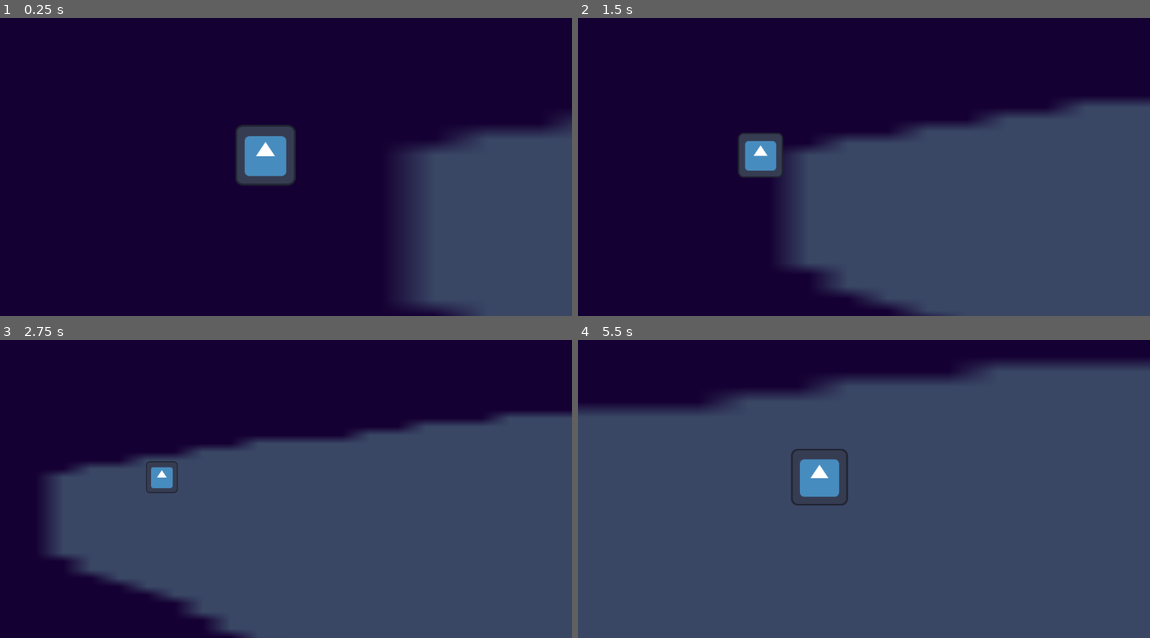
Above: before the commit, frames 1-4 (two rows, left to right).
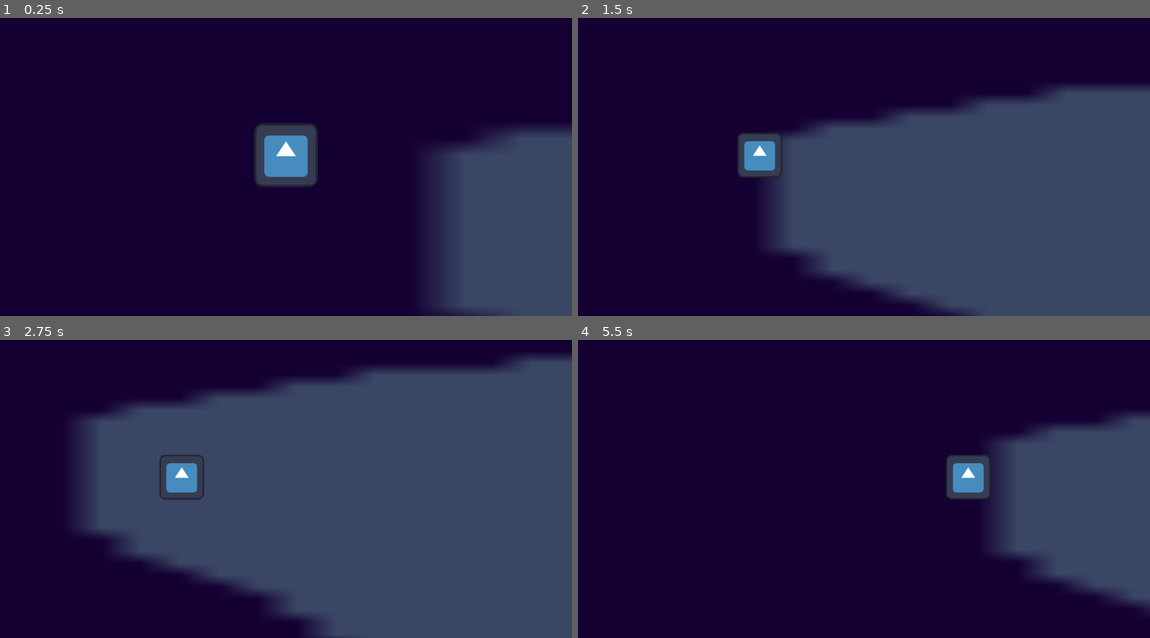
Above: after the commit, the same moments.

Repository: trurohawkins/speed-fish
Game: Godot game, scene res://Scenes/main.tscn
The game is run twice, just before and just after one commit, with the same random seed, the same clock (stepped at 60 frames per second) and the same inputs. The engine's default icon, where the game draws it, is replaced by a stand-in: a white triangle on a blue panel in a dark square.
Inputs:
- Up to frame 1 (0.25 s): no input
- Up to frame 2 (1.5 s): hold D 0.53-1.28 s; hold S from 1.28 s (still down)
- Up to frame 3 (2.75 s): release S at 2.03 s; hold D from 2.03 s (still down)
- Up to frame 4 (5.5 s): release D at 2.78 s; hold W 2.78-3.53 s; hold A 3.53-5.03 s; hold S from 5.03 s (still down)

The runs differ from the first frame. In frame 1, 6.6% of the frame differs, in the area x 41-100%, y 33-100%; in frame 2, 7.2%; in frame 3, 25%; in frame 4, 72%, in the area x 0-100%, y 7-100%.

Commit message:
Add 6-way movement

Diff:
--- a/Scenes/dumbPlayer.tscn
+++ b/Scenes/dumbPlayer.tscn
@@ -1,13 +1,12 @@
 [gd_scene load_steps=4 format=3 uid="uid://bjhi0bjvxxi8l"]
 
-[ext_resource type="Script" uid="uid://cnm61xkoxk7vy" path="res://Scenes/dumb_player.gd" id="1_2g3tf"]
+[ext_resource type="Script" uid="uid://bktkuyme62us2" path="res://Scripts/player.gd" id="1_2g3tf"]
 [ext_resource type="Texture2D" uid="uid://o3gqsovhra62" path="res://Sprites/icon.svg" id="1_ljx3f"]
 
 [sub_resource type="RectangleShape2D" id="RectangleShape2D_cxce7"]
 
 [node name="DumbPlayer" type="CharacterBody2D"]
 script = ExtResource("1_2g3tf")
-speed = 200.0
 
 [node name="CollisionShape2D" type="CollisionShape2D" parent="."]
 shape = SubResource("RectangleShape2D_cxce7")
--- /dev/null
+++ b/Scripts/player.gd
@@ -0,0 +1,40 @@
+extends CharacterBody2D
+
+@export var speed: int = 300
+var facing_direction: Vector2 = Vector2.RIGHT
+
+func _physics_process(delta):
+	var movement = Vector2.ZERO
+
+	# Map inputs directly to allowed directions
+	if Input.is_key_pressed(KEY_A) and Input.is_key_pressed(KEY_W):
+		movement = Vector2(-0.707, -0.707)  # Up-Left
+		facing_direction = Vector2.LEFT
+	elif Input.is_key_pressed(KEY_A) and Input.is_key_pressed(KEY_S):
+		movement = Vector2(-0.707, 0.707)   # Down-Left
+		facing_direction = Vector2.LEFT
+	elif Input.is_key_pressed(KEY_D) and Input.is_key_pressed(KEY_W):
+		movement = Vector2(0.707, -0.707)   # Up-Right
+		facing_direction = Vector2.RIGHT
+	elif Input.is_key_pressed(KEY_D) and Input.is_key_pressed(KEY_S):
+		movement = Vector2(0.707, 0.707)    # Down-Right
+		facing_direction = Vector2.RIGHT
+	elif Input.is_key_pressed(KEY_A):
+		movement = Vector2.LEFT              # Left
+		facing_direction = Vector2.LEFT
+	elif Input.is_key_pressed(KEY_D):
+		movement = Vector2.RIGHT             # Right
+		facing_direction = Vector2.RIGHT
+	elif Input.is_key_pressed(KEY_W):
+		if facing_direction == Vector2.RIGHT:
+			movement = Vector2(0.707, -0.707)
+		else:
+			movement = Vector2(-0.707, -0.707)
+	elif Input.is_key_pressed(KEY_S):
+		if facing_direction == Vector2.RIGHT:
+			movement = Vector2(0.707, 0.707)
+		else:
+			movement = Vector2(-0.707, 0.707)
+
+	velocity = movement * speed
+	move_and_slide()
Not shown, added: Scripts/player.gd.uid
